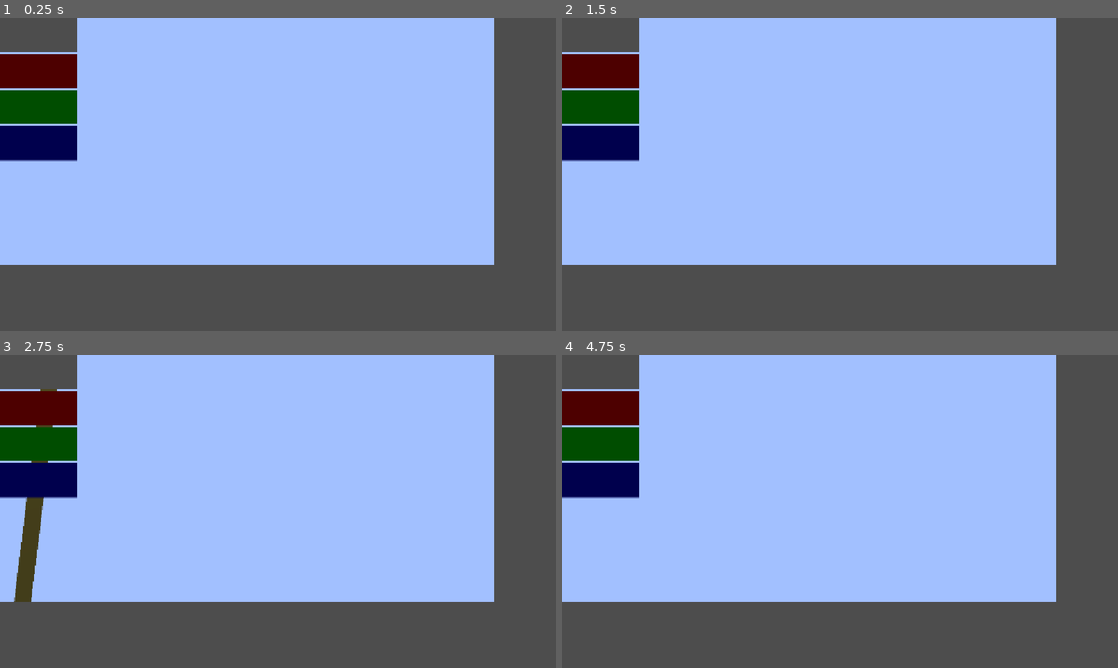
Above: before the commit, frames 1-4 (two rows, left to right).
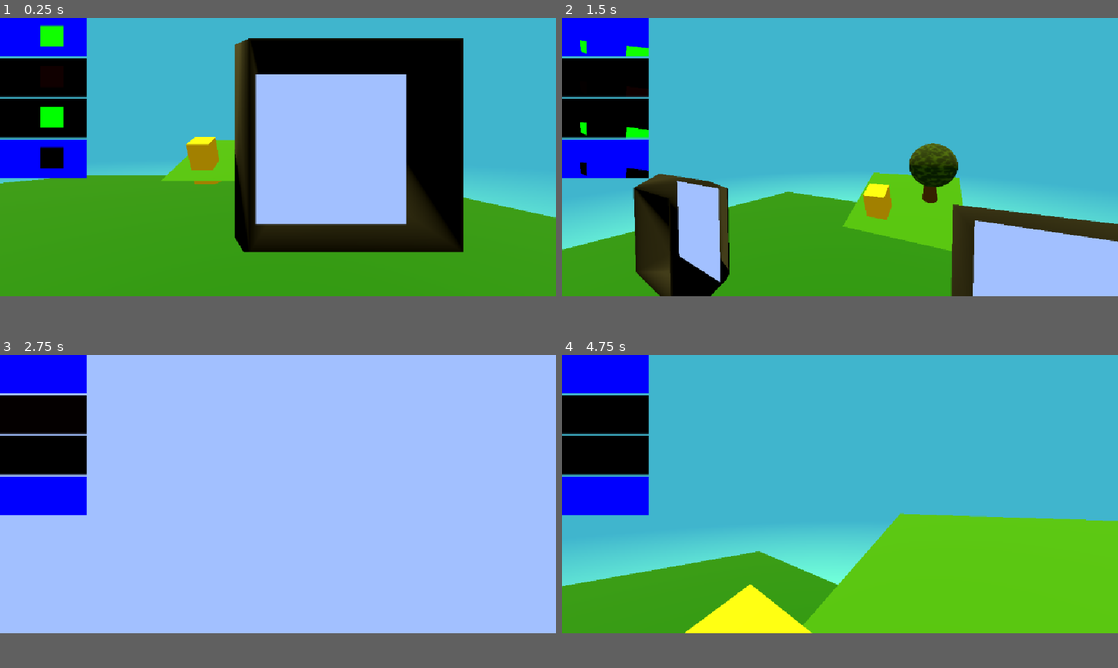
Above: after the commit, the same moments.

Repository: Joshiii03/Custom-Stencil-Buffer
Game: Godot game, scene res://scenes/test_main_4.tscn
The game is run twice, just before and just after one commit, with the same random seed, the same clock (stepped at 60 frames per second) and the same inputs. This scene is started directly instead of the project's main scene.
Inputs (mouse positions are in pixels of both pictures, inside the frame that each line leads up to):
- Up to frame 1 (0.25 s): no input
- Up to frame 2 (1.5 s): tap Enter (ui_accept) at 0.5, 1.25 s; move the mouse to (962, 158) at 0.52 s; hold D (move_right) 0.53-1.28 s; hold Shift (shift) 0.53-1.28 s; tap Space (jump) at 0.77 s; move the mouse to (812, 174) at 1.27 s; hold W (move_forward) from 1.28 s (still down); tap Shift (shift) at 1.35 s
- Up to frame 3 (2.75 s): keep holding W (move_forward); tap Space (jump) at 1.52 s; move the mouse to (289, 505) at 2.02 s; hold Shift (shift) from 2.03 s (still down)
- Up to frame 4 (4.75 s): keep holding W (move_forward); move the mouse to (834, 517) at 2.77 s; release Shift (shift) at 2.78 s; tap Shift (shift) at 2.85, 4.35 s; tap Space (jump) at 3.02, 3.77, 4.52 s; tap Enter (ui_accept) at 3.5, 4.25 s; move the mouse to (878, 514) at 3.52 s; hold Shift (shift) 3.53-4.28 s; move the mouse to (795, 508) at 4.27 s
In our replay, the window is 800x450 before the commit and 800x400 after it. These sizes can differ from the game's own. Grey fills any space a smaller window leaves; there, only what the larger window draws over its background counts as a difference.

The runs differ from the first frame. In frame 1, 76% of the frame differs, in the area x 0-100%, y 0-89%; in frame 2, 85%; in frame 3, 28%; in frame 4, 89%.

Commit message:
fixing  viewport delay

Diff:
--- a/project.godot
+++ b/project.godot
@@ -17,7 +17,8 @@
 
 [display]
 
-window/size/mode=3
+window/size/viewport_width=1024
+window/size/viewport_height=512
 window/stretch/mode="canvas_items"
 window/stretch/aspect="expand"
 
--- a/scenes/test_main_4.tscn
+++ b/scenes/test_main_4.tscn
@@ -31,7 +31,7 @@
 shader_parameter/stencil_texture = SubResource("ViewportTexture_vgx7l")
 shader_parameter/alpha_from_G = false
 shader_parameter/use_texture = false
-shader_parameter/current_stencil_infront = true
+shader_parameter/current_stencil_infront = false
 shader_parameter/use_second_stencil_layer = false
 shader_parameter/match_color_1 = Color(0, 0, 0, 1)
 shader_parameter/match_color_2 = Color(0, 0, 0, 1)
@@ -52,7 +52,7 @@
 shader_parameter/stencil_texture = SubResource("ViewportTexture_kjygs")
 shader_parameter/alpha_from_G = false
 shader_parameter/use_texture = false
-shader_parameter/current_stencil_infront = true
+shader_parameter/current_stencil_infront = false
 shader_parameter/use_second_stencil_layer = false
 shader_parameter/match_color_1 = Color(0, 0, 0, 1)
 shader_parameter/match_color_2 = Color(0, 0, 0, 1)
@@ -73,7 +73,7 @@
 shader_parameter/stencil_texture = SubResource("ViewportTexture_ogsab")
 shader_parameter/alpha_from_G = false
 shader_parameter/use_texture = false
-shader_parameter/current_stencil_infront = true
+shader_parameter/current_stencil_infront = false
 shader_parameter/use_second_stencil_layer = false
 shader_parameter/match_color_1 = Color(0, 0, 0, 1)
 shader_parameter/match_color_2 = Color(0, 0, 0, 1)
@@ -91,7 +91,7 @@
 shader_parameter/stencil_texture = SubResource("ViewportTexture_ogsab")
 shader_parameter/alpha_from_G = false
 shader_parameter/use_texture = false
-shader_parameter/current_stencil_infront = true
+shader_parameter/current_stencil_infront = false
 shader_parameter/use_second_stencil_layer = false
 shader_parameter/match_color_1 = Color(0, 0, 0, 1)
 shader_parameter/match_color_2 = Color(0, 0, 0, 1)
@@ -108,7 +108,7 @@
 shader_parameter/stencil_texture = SubResource("ViewportTexture_ogsab")
 shader_parameter/alpha_from_G = false
 shader_parameter/use_texture = false
-shader_parameter/current_stencil_infront = true
+shader_parameter/current_stencil_infront = false
 shader_parameter/use_second_stencil_layer = false
 shader_parameter/match_color_1 = Color(0, 0, 0, 1)
 shader_parameter/match_color_2 = Color(0, 0, 0, 1)
@@ -125,7 +125,7 @@
 shader_parameter/stencil_texture = SubResource("ViewportTexture_ogsab")
 shader_parameter/alpha_from_G = false
 shader_parameter/use_texture = false
-shader_parameter/current_stencil_infront = true
+shader_parameter/current_stencil_infront = false
 shader_parameter/use_second_stencil_layer = false
 shader_parameter/match_color_1 = Color(0, 0, 0, 1)
 shader_parameter/match_color_2 = Color(0, 0, 0, 1)
@@ -297,7 +297,7 @@
 shader_parameter/stencil_texture = SubResource("ViewportTexture_h8sr3")
 shader_parameter/alpha_from_G = false
 shader_parameter/use_texture = false
-shader_parameter/current_stencil_infront = true
+shader_parameter/current_stencil_infront = false
 shader_parameter/use_second_stencil_layer = true
 shader_parameter/match_color_1 = Color(0, 0, 0, 1)
 shader_parameter/match_color_2 = Color(0, 0, 0, 1)
--- a/stencil/stencil_camera.gd
+++ b/stencil/stencil_camera.gd
@@ -7,8 +7,8 @@
 
 @export var stencil_camera : Camera3D
 @export var screen_camera : Camera3D
-@onready var stencil_debug_screen = $ScrrenSubViewport/ScreenViewport/Camera3D/StencilDebugScreen
 @onready var backround_stencil = $BackroundStencil
+@onready var debug_screen = $ScrrenSubViewport/ScreenViewport/DebugScreen
 
 @export var backround_stencil_layer : int = 0:
 	set(value):
@@ -17,9 +17,9 @@
 			backround_stencil.stencil_layer = backround_stencil_layer
 
 
-@export var debug_screen : bool = false:
+@export var use_debug_screen : bool = false:
 	set(value) :
-		debug_screen = value
+		use_debug_screen = value
 		update_debugscreen()
 
 
@@ -40,9 +40,10 @@
 	update_debugscreen()
 	backround_stencil.visible = !Engine.is_editor_hint()
 
+
 func update_debugscreen() -> void:
-	if stencil_debug_screen:
-		stencil_debug_screen.visible = debug_screen
+	if debug_screen:
+		debug_screen.visible = use_debug_screen
 
 
 func _process(_delta: float) -> void:
--- a/stencil/stencil_camera.tscn
+++ b/stencil/stencil_camera.tscn
@@ -2,10 +2,13 @@
 
 [ext_resource type="Script" uid="uid://ldqun124cyr4" path="res://stencil/stencil_camera.gd" id="1_apmh8"]
 [ext_resource type="PackedScene" uid="uid://7npp3npm1iaq" path="res://test_stuff/debug_screen_2d.tscn" id="2_fk365"]
-[ext_resource type="PackedScene" uid="uid://dqr0cwoadwtn" path="res://stencil/stencil_debug_screen.tscn" id="2_pwxi0"]
 [ext_resource type="Shader" uid="uid://b2m7xgbyi52f1" path="res://test_stuff/debug_screen_2d.gdshader" id="4_lghiy"]
 [ext_resource type="Shader" uid="uid://whmbn0jacgnb" path="res://stencil/backround_stencil.gdshader" id="5_og5cu"]
 [ext_resource type="Script" uid="uid://cg5ql60p7dtnm" path="res://stencil/backround_stencil.gd" id="6_nxc3u"]
+
+[sub_resource type="Environment" id="Environment_hg732"]
+background_mode = 1
+background_color = Color(0, 1, 1, 1)
 
 [sub_resource type="Environment" id="Environment_k0xu2"]
 background_mode = 1
@@ -49,10 +52,6 @@
 shader_parameter/filter_g = true
 shader_parameter/texture_screen = SubResource("ViewportTexture_nxc3u")
 
-[sub_resource type="Environment" id="Environment_hg732"]
-background_mode = 1
-background_color = Color(0, 1, 1, 1)
-
 [sub_resource type="ShaderMaterial" id="ShaderMaterial_lghiy"]
 render_priority = -2
 shader = ExtResource("5_og5cu")
@@ -68,6 +67,18 @@
 screen_viewport = NodePath("ScrrenSubViewport/ScreenViewport")
 stencil_camera = NodePath("StencilViewport/Camera3D")
 screen_camera = NodePath("ScrrenSubViewport/ScreenViewport/Camera3D")
+use_debug_screen = true
+
+[node name="StencilViewport" type="SubViewport" parent="." unique_id=200876042]
+handle_input_locally = false
+size = Vector2i(1024, 512)
+render_target_update_mode = 4
+
+[node name="Camera3D" type="Camera3D" parent="StencilViewport" unique_id=1839586270]
+transform = Transform3D(-0.10195881, 0.3435703, -0.93357587, 0, 0.93846655, 0.34537014, 0.99478865, 0.03521353, -0.09568493, -933.5782, 345.371, -96.20657)
+cull_mask = 1047554
+environment = SubResource("Environment_hg732")
+current = true
 
 [node name="ScrrenSubViewport" type="SubViewportContainer" parent="." unique_id=1191746610]
 offset_right = 1024.0
@@ -83,65 +94,44 @@
 cull_mask = 1047553
 environment = SubResource("Environment_k0xu2")
 
-[node name="StencilDebugScreen" parent="ScrrenSubViewport/ScreenViewport/Camera3D" unique_id=1237292318 node_paths=PackedStringArray("stencil_camera") instance=ExtResource("2_pwxi0")]
-transform = Transform3D(1, 0, 0, 0, 1, 0, 0, 0, 1, -1.9015675, 0.30570126, -3.1408806)
-visible = false
-stencil_camera = NodePath("../../../..")
-
-[node name="VBoxContainer" type="VBoxContainer" parent="ScrrenSubViewport/ScreenViewport" unique_id=174703118]
+[node name="DebugScreen" type="VBoxContainer" parent="ScrrenSubViewport/ScreenViewport" unique_id=174703118]
 custom_minimum_size = Vector2(128, 256)
 offset_right = 160.0
 offset_bottom = 295.0
 
-[node name="DebugScreen2D4" parent="ScrrenSubViewport/ScreenViewport/VBoxContainer" unique_id=2034007952 node_paths=PackedStringArray("viewport") instance=ExtResource("2_fk365")]
+[node name="DebugScreen2D4" parent="ScrrenSubViewport/ScreenViewport/DebugScreen" unique_id=2034007952 node_paths=PackedStringArray("viewport") instance=ExtResource("2_fk365")]
 material = SubResource("ShaderMaterial_gnwtb")
 layout_mode = 2
 size_flags_vertical = 3
 viewport = NodePath("../../../../StencilViewport")
-filter_r = false
-filter_g = false
-filter_b = false
 
-[node name="DebugScreen2D3" parent="ScrrenSubViewport/ScreenViewport/VBoxContainer" unique_id=148876606 node_paths=PackedStringArray("viewport") instance=ExtResource("2_fk365")]
+[node name="DebugScreen2D3" parent="ScrrenSubViewport/ScreenViewport/DebugScreen" unique_id=148876606 node_paths=PackedStringArray("viewport") instance=ExtResource("2_fk365")]
 material = SubResource("ShaderMaterial_mlomn")
 layout_mode = 2
 size_flags_vertical = 3
 viewport = NodePath("../../../../StencilViewport")
-filter_r = false
 filter_g = true
 filter_b = true
 
-[node name="DebugScreen2D2" parent="ScrrenSubViewport/ScreenViewport/VBoxContainer" unique_id=1252589453 node_paths=PackedStringArray("viewport") instance=ExtResource("2_fk365")]
+[node name="DebugScreen2D2" parent="ScrrenSubViewport/ScreenViewport/DebugScreen" unique_id=1252589453 node_paths=PackedStringArray("viewport") instance=ExtResource("2_fk365")]
 material = SubResource("ShaderMaterial_phq4y")
 layout_mode = 2
 size_flags_vertical = 3
 viewport = NodePath("../../../../StencilViewport")
 filter_r = true
-filter_g = false
 filter_b = true
 
-[node name="DebugScreen2D" parent="ScrrenSubViewport/ScreenViewport/VBoxContainer" unique_id=384009483 node_paths=PackedStringArray("viewport") instance=ExtResource("2_fk365")]
+[node name="DebugScreen2D" parent="ScrrenSubViewport/ScreenViewport/DebugScreen" unique_id=384009483 node_paths=PackedStringArray("viewport") instance=ExtResource("2_fk365")]
 material = SubResource("ShaderMaterial_71ns5")
 layout_mode = 2
 size_flags_vertical = 3
 viewport = NodePath("../../../../StencilViewport")
 filter_r = true
 filter_g = true
-filter_b = false
-
-[node name="StencilViewport" type="SubViewport" parent="." unique_id=200876042]
-handle_input_locally = false
-size = Vector2i(1024, 512)
-render_target_update_mode = 4
-
-[node name="Camera3D" type="Camera3D" parent="StencilViewport" unique_id=1839586270]
-transform = Transform3D(0.97851664, -0.17570126, 0.10786246, 0, 0.5231775, 0.85222375, -0.206168, -0.8339151, 0.5119379, 7.8609595, 62.109623, 37.30977)
-cull_mask = 1047554
-environment = SubResource("Environment_hg732")
-current = true
 
 [node name="BackroundStencil" type="MeshInstance3D" parent="." unique_id=1543779115]
 transform = Transform3D(1, 0, 0, 0, 1, 0, 0, 0, 1, 0, 0, -0.52139956)
+visible = false
 layers = 2
 material_override = SubResource("ShaderMaterial_lghiy")
 mesh = SubResource("PlaneMesh_k56px")
--- a/stencil/stencil_writer.gd
+++ b/stencil/stencil_writer.gd
@@ -4,6 +4,7 @@
 
 @export var debug : bool = false
 
+## Stencil that is written on the Stencil Viewport.
 @export var stencil_layer : int = 0 :
 	set(value):
 		value = clamp(value, 0, 25)
--- a/test_stuff/Tweener.gd
+++ b/test_stuff/Tweener.gd
@@ -8,7 +8,3 @@
 		rotation.x += min(0.01 * (abs(sin(Time.get_ticks_usec())) + .001), 0.02)
 		rotation.y += min(0.01 * (abs(cos(Time.get_ticks_usec())) + .001), 0.02)
 		rotation.z += min(0.01 * (abs(tan(Time.get_ticks_usec())) + .001), 0.02)
-
-#func _ready():
-	#tween.tween_property(self, "rotation", 1, 5)
-	#pass
